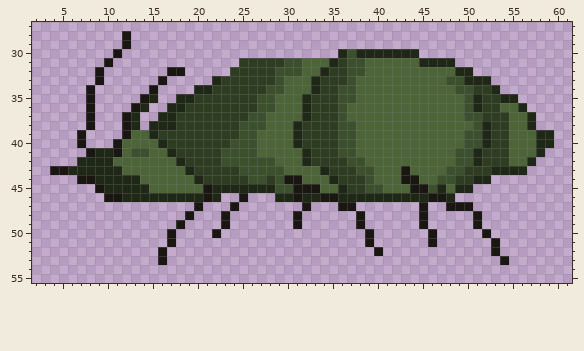
A pixel-art sprite gets an edit: JustDandy/Assets/Sprites/aphid.png. This is how it looked before the edit.
The file is 64x64 pixels. Shown: x 2..61, y 27..55.
Once edited:
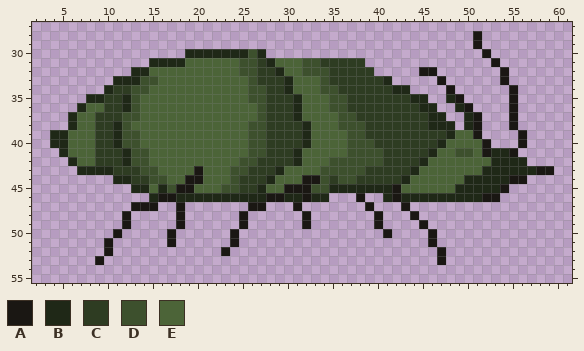
Palette (. is transparent): A #1a1713  B #1f2817  C #2e3c22  D #3d502d  E #4c6438
Change:
Changed rows in their new state; - is an unchanged pixel.
first column x 4:
28 --------.--------------------------------------A--------
29 --------.--------------------------------------A--------
30 -------.-------BBBBBBBDB--------.........-------A-------
31 ------.----BBBBEEEEEEDD-BEEEDDCC-CC..........----A------
32 -----.---BBEEEEEEEEEEDD--BEEDDD--CCC.....AA....---A-----
33 -----.-BBBDDEEEEEEEEEED--CB--ED--CCCCB.....A.....-A-----
34 ----.-BCCDDEEEEEEEEEEEDDCCB--EDDCCCCCCBB....A.....-A----
35 ----BBCCBDEEEEEEEEEEEED-CCCBEEED-CCCCCCCBB..BA.....A----
36 ---BEECCBDEEEEEEEEEEEEE-CCCBEEED-CCCCCCCCBB..BA....A.---
37 --BEECCCDDEEEEEEEEEEEEE-CCCBEEEE-DCCCCCCCCBB..BA...A..--
38 --BEECCBDEEEEEEEEEEEEE--CCCCBEEE--DCCCCCCCBBB.BA...A..--
39 BBEEECCBDD-EEEEEEEEEEE-DCCCCBEEEE-DCCCCCCCCCB-EA....A...
40 BBEEECCBDD--EEEEEEEEEE-DCCCCBEEEE-DDCCCCCCCB--EEA...A...
41 -BEEECCCB----EEEEEEEEE-DCCCBEEEEE-DDDCCCCCB----EABBA...-
42 --BEECCCBDD---EEEEEEE--CCCCBEEEDD--DDCCCCB---EEEEBBBB.--
43 ...----CCCDD---EAEEED-CCCB----DDDD-CCCCCB---EEEEB----BAA
44 ---....--CCDD--AAEEED-CCBEEEAADCDD-CCCCBE--EEEB--BBAA---
45 -----....---BDAA-EEDDCC-EEA--DDB-BBBBBA-EEEE---BBBA-----
46 ------.....-AA---B-BBBBBAA-BA-B...A..-A---BB-BBBAA------
47 ---------AAA--A-.---.-AA---A.---..-A---A-.--...---------
48 --------A-----A.---.-A-----.A-----.-A---A.-----.--------
49 --------A----------.-A-----.A-----.-A----------.--------
50 -------A----------.-A--------------.-A----------.-------
51 ------A-------------A--------------.-------------.------
52 ------A-----.------A----------------.------A-----.------
53 -----A------.------------------------------A------.-----
